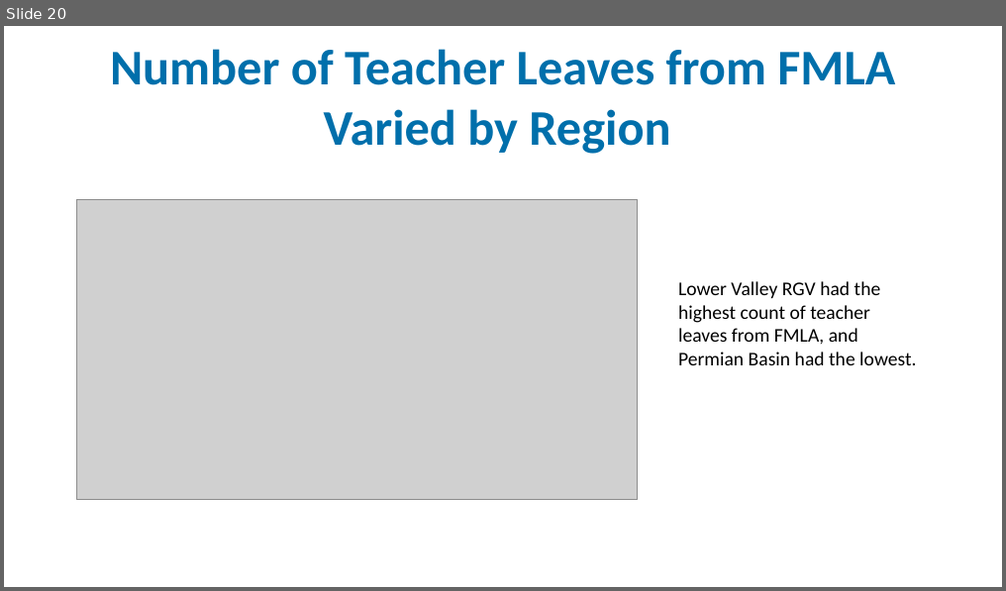
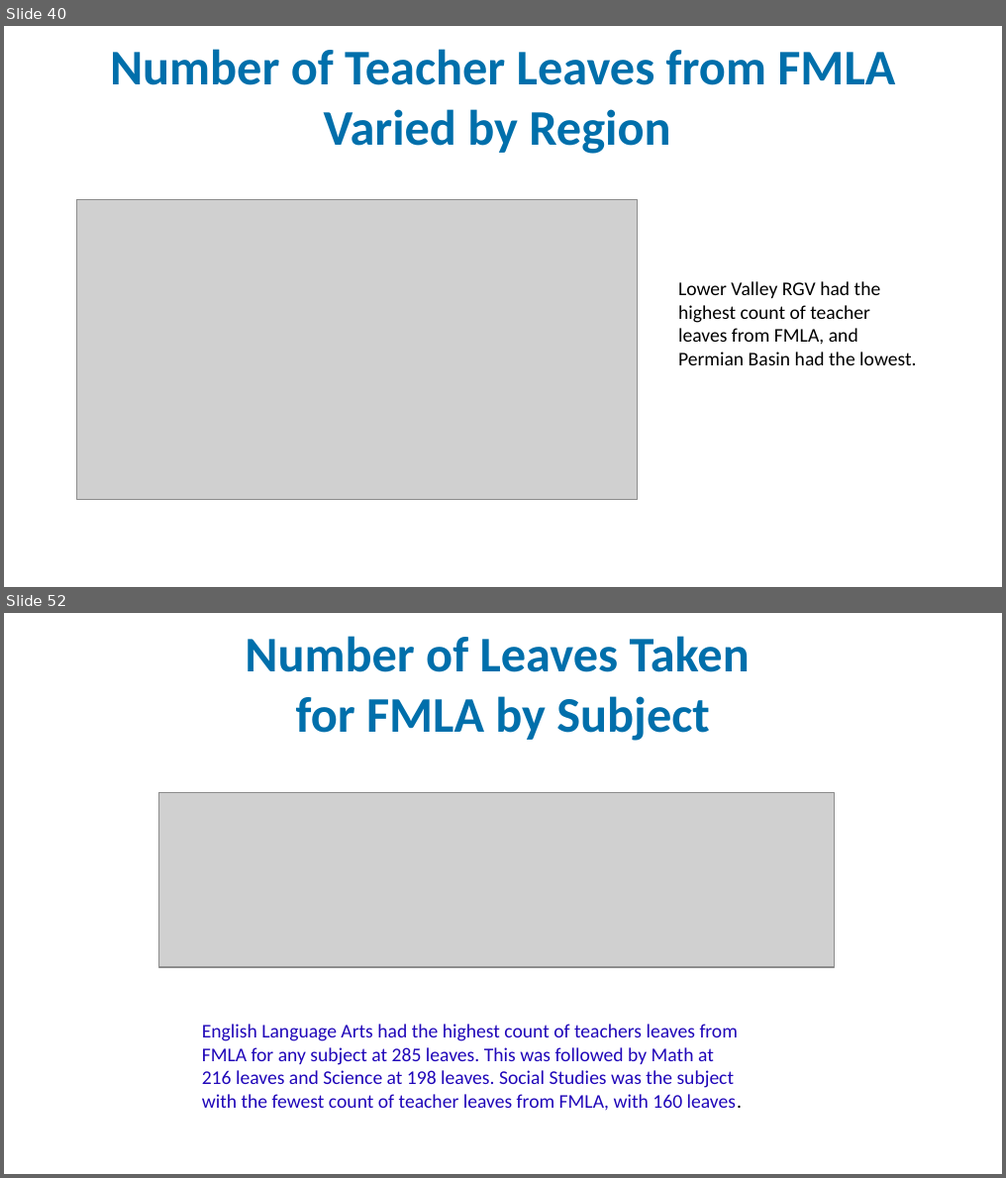
Before and after one commit to idea-analytics/Staffing_Trends_Performance_Vacancies, a slide deck: graphs/Staffing_Part1_23-24_preliminary_report.pptx. Shown one above the other, each under a label of ours: slide 20 before the commit, slides 40 and 52 after it; the slides between them are not shown. The pictures are 1006x591 and 1006x1178 pixels, drawn with LibreOffice and Linux fonts; fonts in the diff are those of the drawing; grey boxes stand for pictures; background and template pictures are left out. Boxes give left, top, right and bottom in pixels: in the first picture for what was removed or moved away, otherwise in the second. Text is boxed around its words. In the diff, an @@ line names an element or a change of style, - is before the commit and + after.

Commit message:
subject
added subject for FMLA and Vacancy data (4 subjects)

```diff
--- a/graphs/Staffing_Part1_23-24_preliminary_report.pptx
+++ b/graphs/Staffing_Part1_23-24_preliminary_report.pptx
@@ slide 52 added at [4, 613, 1002, 1174], background picture (left out) @@
@@ title added at [245, 636, 749, 741], 36 pt, text #006FAB, bold @@
+Number of Leaves Taken
+for FMLA by Subject
@@ picture added at [159, 792, 835, 967] @@
@@ text added at [202, 1024, 742, 1111], 14 pt, text #2007B9 @@
+English Language Arts had the highest count of teachers leaves from FMLA for any subject at 285 leaves. This was followed by Math at 216 leaves and Science at 198 leaves. Social Studies was the subject with the fewest count of teacher leaves from FMLA, with 160 leaves.
@@ what was slide 20 is now slide 40 @@
```
Also in this commit, not shown: 2 slides changed, 35 other slides added, 2 other files.
